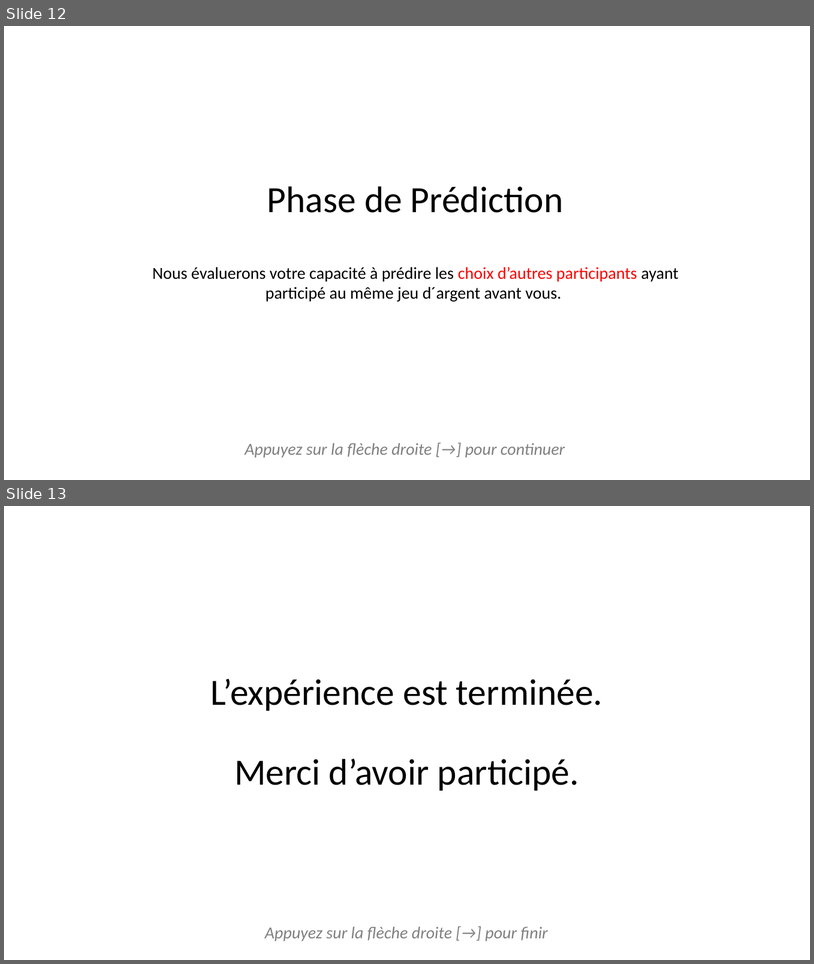
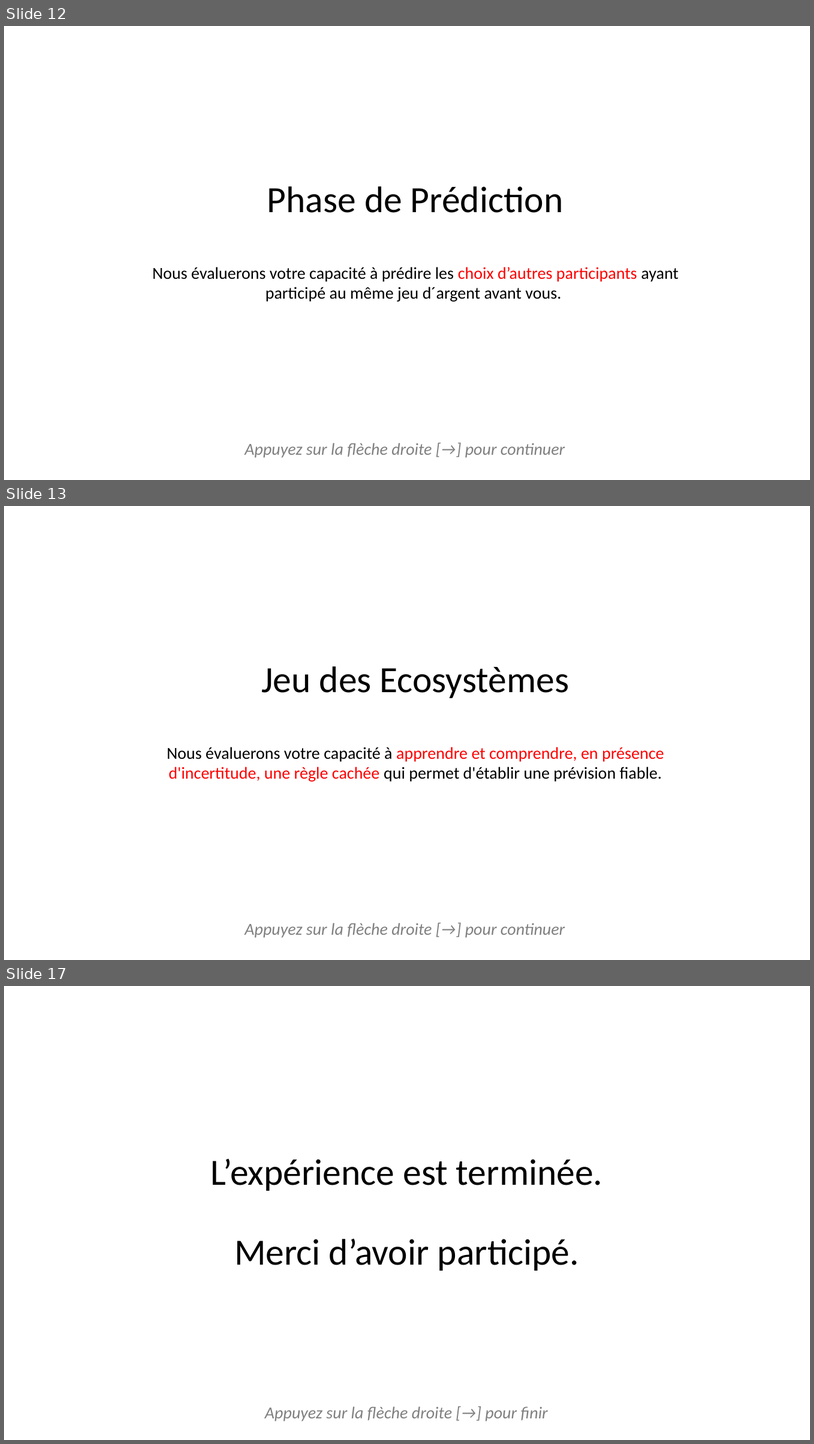
Before and after one commit to MBB-team/Online_Testing, a slide deck: DPD_task/stimuli/instructions/instructionsDPD.pptx. Shown one above the other, each under a label of ours: slides 12 and 13 before the commit, slides 12, 13 and 17 after it; the slides between them are not shown. The pictures are 814x964 and 814x1444 pixels, drawn with LibreOffice and Linux fonts; fonts in the diff are those of the drawing. Boxes give left, top, right and bottom in pixels: in the first picture for what was removed or moved away, otherwise in the second. Text is boxed around its words. In the diff, an @@ line names an element or a change of style, - is before the commit and + after.

```diff
--- a/DPD_task/stimuli/instructions/instructionsDPD.pptx
+++ b/DPD_task/stimuli/instructions/instructionsDPD.pptx
@@ slide 13 added at (4, 506, 810, 960), background #FFFFFF @@
@@ title added at (261, 666, 570, 698), 44 pt, text #000000 @@
+Jeu des Ecosystèmes
@@ text added at (167, 747, 664, 781), 20 pt, text #000000 @@
+Nous évaluerons votre capacité à apprendre et comprendre, en présence d'incertitude, une règle cachée qui permet d'établir une prévision fiable.
@@ text added at (245, 922, 565, 937), 20 pt, text #808080, italic @@
+Appuyez sur la flèche droite [→] pour continuer
@@ what was slide 13 is now slide 17 @@
```
Also in this commit, not shown: 2 slides changed, 3 other slides added, 10 other files.
